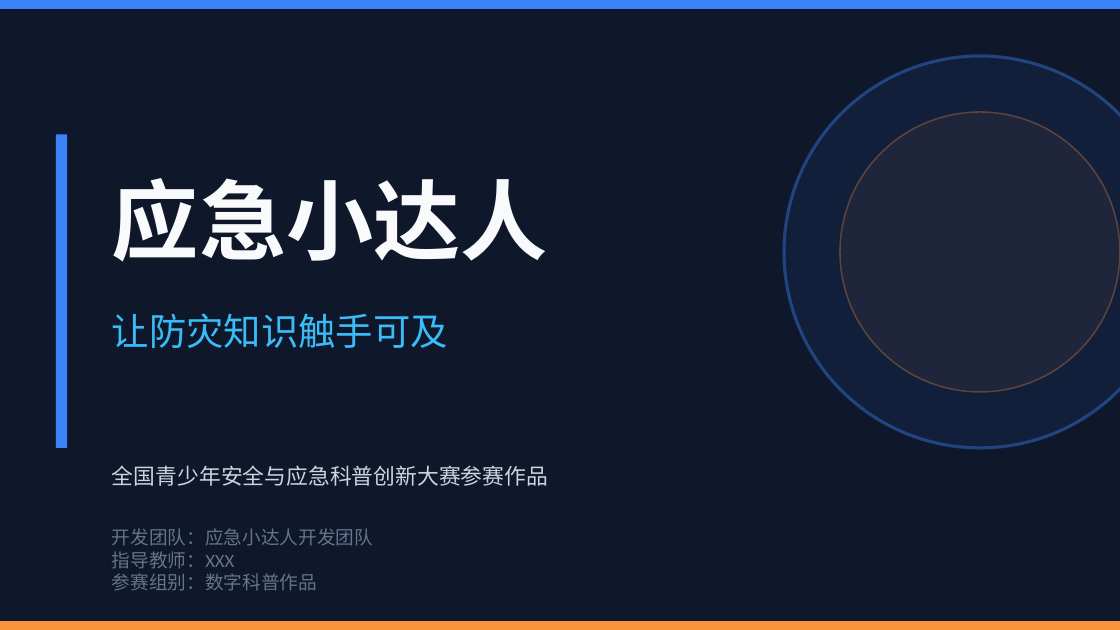
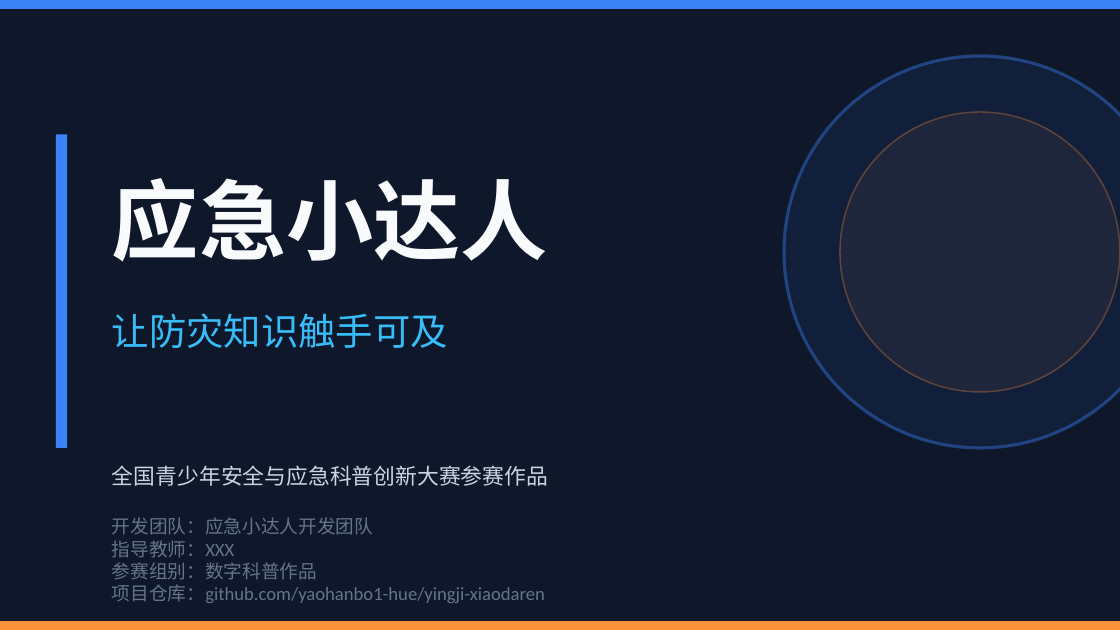
Before and after one commit to yaohanbo1-hue/yingji-xiaodaren, a slide deck: slide 1 of 应急小达人_国赛参赛作品_扩展版.pptx. Drawn at 1120x630 pixels with LibreOffice and Linux fonts; fonts in the diff are those of the drawing. Boxes give left, top, right and bottom in pixels: in the first picture for what was removed or moved away, otherwise in the second. Text is boxed around its words. In the diff, an @@ line names an element or a change of style, - is before the commit and + after.

Commit message:
feat: PPT添加仓库地址

```diff
--- a/应急小达人_国赛参赛作品_扩展版.pptx
+++ b/应急小达人_国赛参赛作品_扩展版.pptx
@@ text at (112,584,545,603): paragraph added @@
+项目仓库：github.com/yaohanbo1-hue/yingji-xiaodaren
```
Also in this commit, not shown: 2 other slides changed.
